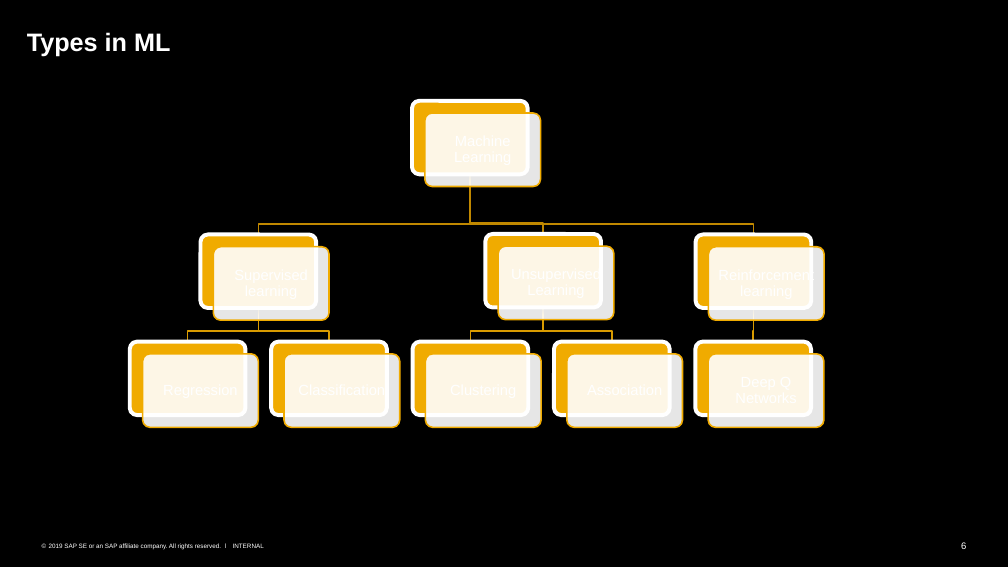
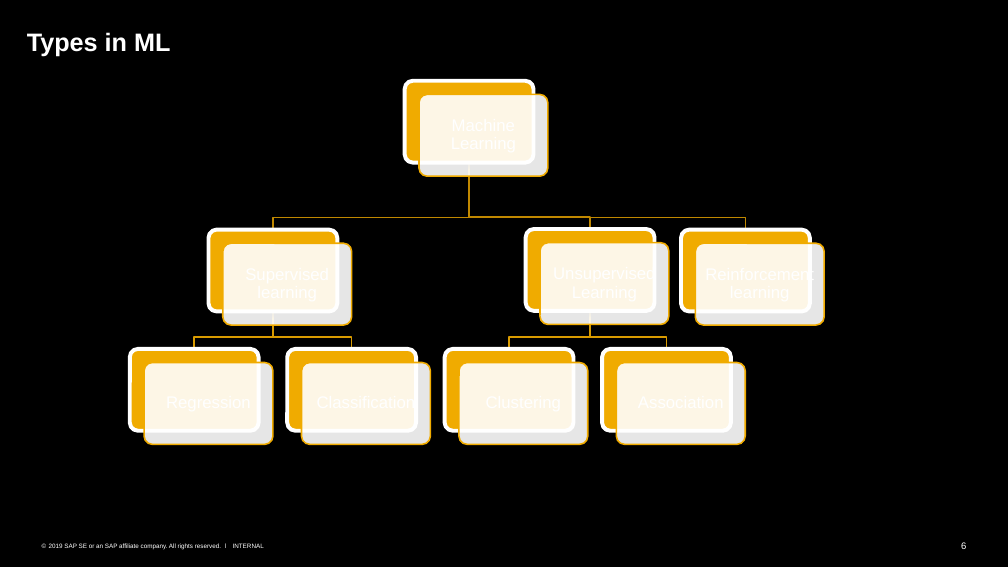
Before and after one commit to SherwinVarghese/Machine-Learning-TechknowSchool, a slide deck: slide 6 of 1. Intro To ML and Data Science/Overview.pptx. Drawn at 1008x567 pixels with LibreOffice and Linux fonts; fonts in the diff are those of the drawing. Boxes give left, top, right and bottom in pixels: in the first picture for what was removed or moved away, otherwise in the second. Text is boxed around its words. In the diff, an @@ line names an element or a change of style, - is before the commit and + after.

```diff
--- a/1. Intro To ML and Data Science/Overview.pptx
+++ b/1. Intro To ML and Data Science/Overview.pptx
@@ rounded rectangle: place and size @@
-rounded rectangle at bbox=[412, 100, 527, 174]
+rounded rectangle at bbox=[404, 81, 533, 162]
@@ rounded rectangle: place and size @@
-rounded rectangle at bbox=[425, 113, 540, 186]
+rounded rectangle at bbox=[419, 94, 547, 176]
@@ freeform shape: place and size @@
-freeform shape at bbox=[258, 175, 470, 235]
+freeform shape at bbox=[273, 162, 469, 230]
@@ freeform shape: place and size @@
-freeform shape at bbox=[470, 175, 753, 235]
+freeform shape at bbox=[469, 162, 746, 230]
@@ freeform shape: place and size @@
-freeform shape at bbox=[470, 175, 543, 234]
+freeform shape at bbox=[469, 162, 590, 229]
@@ rounded rectangle: place and size @@
-rounded rectangle at bbox=[200, 234, 316, 308]
+rounded rectangle at bbox=[209, 230, 337, 311]
@@ rounded rectangle: place and size @@
-rounded rectangle at bbox=[485, 233, 601, 307]
+rounded rectangle at bbox=[526, 229, 654, 311]
@@ rounded rectangle: place and size @@
-rounded rectangle at bbox=[695, 234, 811, 308]
+rounded rectangle at bbox=[681, 230, 809, 311]
@@ rounded rectangle: place and size @@
-rounded rectangle at bbox=[213, 246, 329, 320]
+rounded rectangle at bbox=[223, 243, 351, 325]
@@ rounded rectangle: place and size @@
-rounded rectangle at bbox=[498, 246, 614, 320]
+rounded rectangle at bbox=[540, 243, 668, 324]
@@ rounded rectangle: place and size @@
-rounded rectangle at bbox=[708, 246, 824, 320]
+rounded rectangle at bbox=[695, 243, 824, 325]
@@ freeform shape: place and size @@
-freeform shape at bbox=[187, 308, 258, 342]
+freeform shape at bbox=[194, 311, 273, 349]
@@ freeform shape: place and size @@
-freeform shape at bbox=[258, 308, 329, 342]
+freeform shape at bbox=[273, 311, 351, 349]
@@ freeform shape: place and size @@
-freeform shape at bbox=[543, 308, 612, 342]
+freeform shape at bbox=[509, 311, 590, 348]
@@ freeform shape: place and size @@
-freeform shape at bbox=[470, 308, 543, 342]
+freeform shape at bbox=[590, 311, 666, 348]
@@ freeform shape removed at bbox=[750, 308, 757, 342] @@
@@ rounded rectangle: place and size @@
-rounded rectangle at bbox=[130, 342, 246, 415]
+rounded rectangle at bbox=[130, 349, 258, 431]
@@ rounded rectangle: place and size @@
-rounded rectangle at bbox=[271, 342, 387, 415]
+rounded rectangle at bbox=[287, 349, 416, 431]
@@ rounded rectangle: place and size @@
-rounded rectangle at bbox=[413, 342, 528, 415]
+rounded rectangle at bbox=[444, 349, 573, 431]
@@ rounded rectangle: place and size @@
-rounded rectangle at bbox=[554, 342, 669, 415]
+rounded rectangle at bbox=[602, 349, 731, 431]
@@ rounded rectangle removed at bbox=[695, 342, 811, 415] @@
@@ rounded rectangle removed at bbox=[708, 354, 824, 427] @@
@@ rounded rectangle: place and size @@
-rounded rectangle at bbox=[143, 354, 258, 427]
+rounded rectangle at bbox=[144, 363, 273, 444]
@@ rounded rectangle: place and size @@
-rounded rectangle at bbox=[284, 354, 400, 427]
+rounded rectangle at bbox=[301, 363, 430, 444]
@@ rounded rectangle: place and size @@
-rounded rectangle at bbox=[425, 354, 541, 427]
+rounded rectangle at bbox=[459, 363, 587, 444]
@@ rounded rectangle: place and size @@
-rounded rectangle at bbox=[567, 354, 682, 427]
+rounded rectangle at bbox=[617, 363, 745, 444]
```
Also in this commit, not shown: 1 other slide changed, 17 other files.
